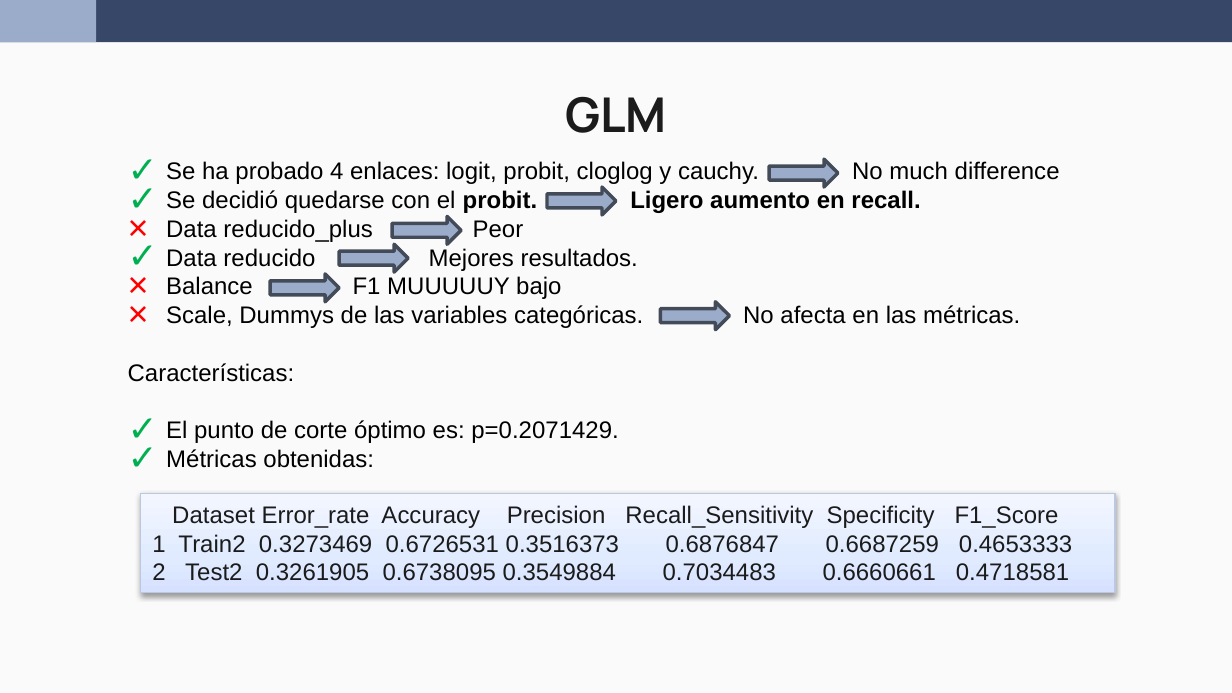
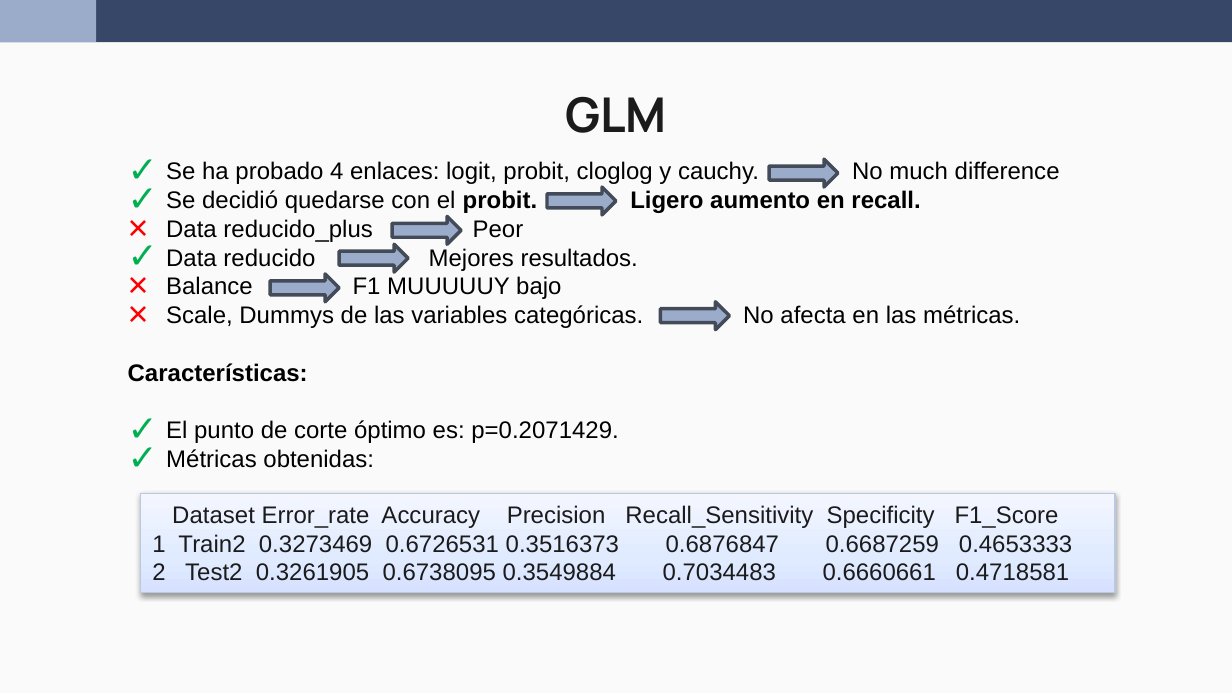
Before and after one commit to wen2111/Mineria, a slide deck: slide 10 of Entrega_2/00.REPORTE/Reporte_Grupo5_new.pptx. Drawn at 1232x693 pixels with LibreOffice and Linux fonts; fonts in the diff are those of the drawing. Boxes give left, top, right and bottom in pixels: in the first picture for what was removed or moved away, otherwise in the second. Text is boxed around its words. In the diff, an @@ line names an element or a change of style, - is before the commit and + after.

```diff
--- a/Entrega_2/00.REPORTE/Reporte_Grupo5_new.pptx
+++ b/Entrega_2/00.REPORTE/Reporte_Grupo5_new.pptx
@@ text at [128, 363, 308, 382]: bold on in "Características:" @@
```
Also in this commit, not shown: 5 other slides changed.
